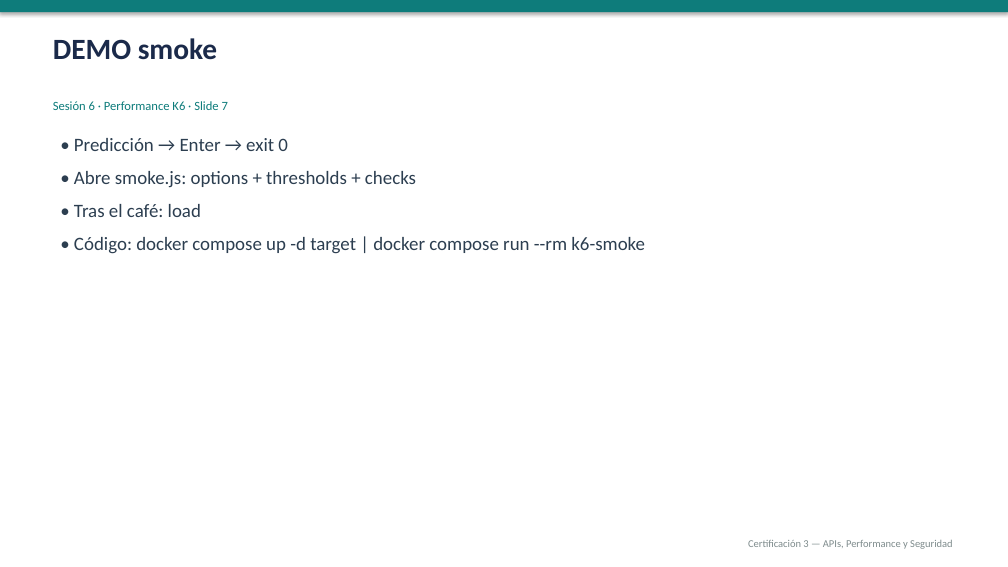
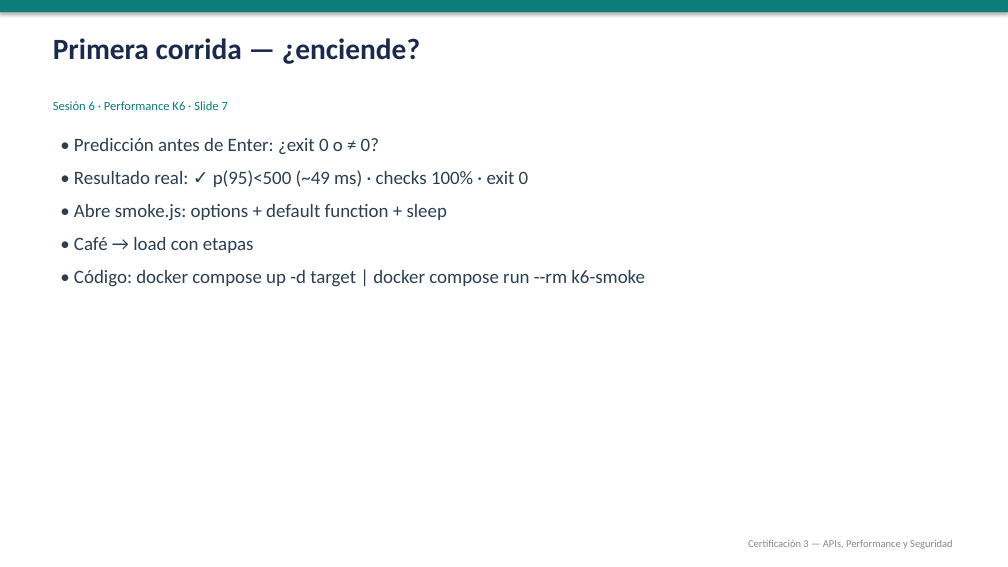
Before and after one commit to gbarandica/qa-automation-certification-3, a slide deck: slide 7 of sesiones/sesion-06/sesion-06.pptx. Drawn at 1008x567 pixels with LibreOffice and Linux fonts; fonts in the diff are those of the drawing. Boxes give left, top, right and bottom in pixels: in the first picture for what was removed or moved away, otherwise in the second. Text is boxed around its words. In the diff, an @@ line names an element or a change of style, - is before the commit and + after.

```diff
--- a/sesiones/sesion-06/sesion-06.pptx
+++ b/sesiones/sesion-06/sesion-06.pptx
@@ text at (53,38,420,64): text changed @@
-DEMO smoke
+Primera corrida — ¿enciende?
@@ text at (74,138,529,253): text changed @@
-• Predicción → Enter → exit 0
-• Abre smoke.js: options + thresholds + checks
-• Tras el café: load
+• Predicción antes de Enter: ¿exit 0 o ≠ 0?
+• Resultado real: ✓ p(95)<500 (~49 ms) · checks 100% · exit 0
+• Abre smoke.js: options + default function + sleep
+• Café → load con etapas
```
Also in this commit, not shown: 19 other slides changed, 16 other files.
